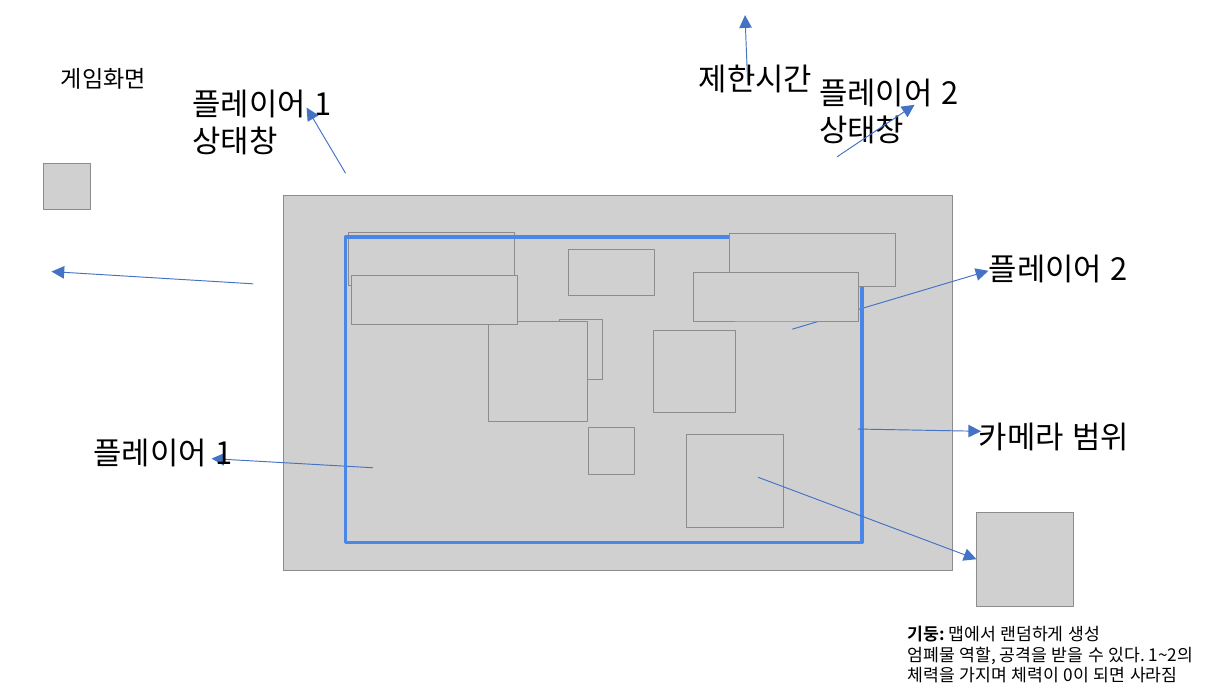
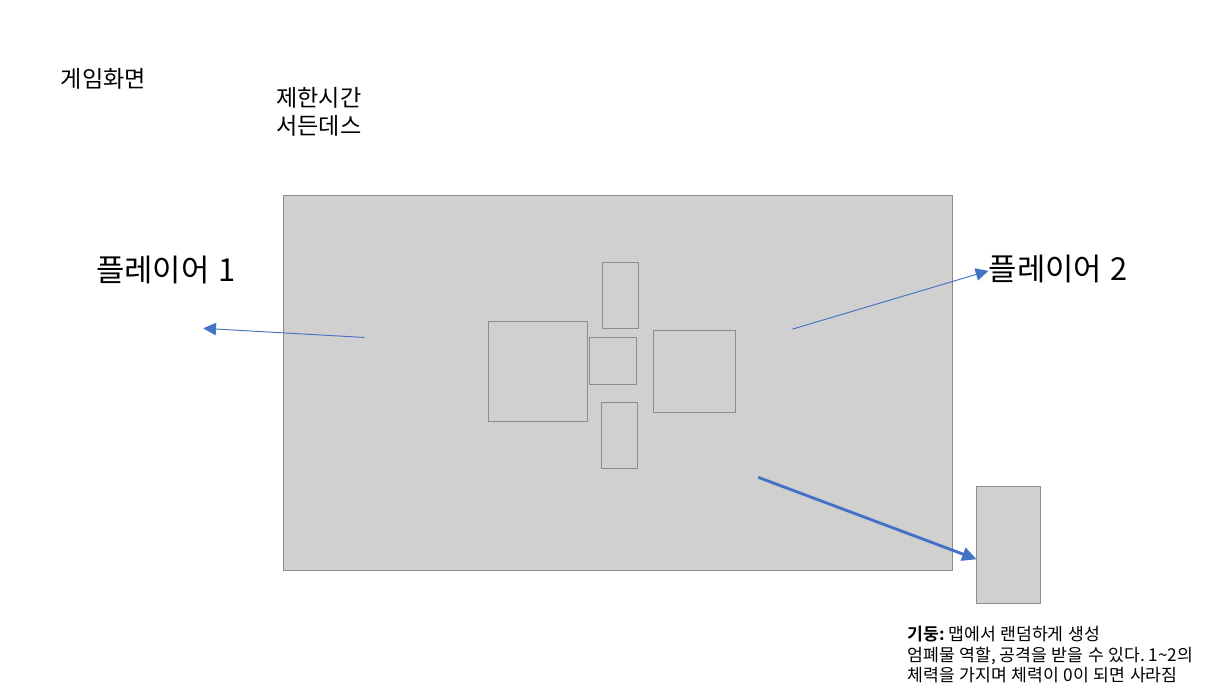
Before and after one commit to penspanic/ITWGamejam, a slide deck: slide 13 of Plan/Rocketman_씬&스킬구성.pptx. Drawn at 1232x693 pixels with LibreOffice and Linux fonts; fonts in the diff are those of the drawing; grey boxes stand for pictures. Boxes give left, top, right and bottom in pixels: in the first picture for what was removed or moved away, otherwise in the second. Text is boxed around its words. In the diff, an @@ line names an element or a change of style, - is before the commit and + after.

```diff
--- a/Plan/Rocketman_씬&스킬구성.pptx
+++ b/Plan/Rocketman_씬&스킬구성.pptx
@@ arrow removed from (748, 81) to (745, 15) @@
@@ text removed at bbox=[193, 89, 331, 155] @@
-플레이어 1 상태창
@@ text "제한시간": place and size @@
-text "제한시간" at bbox=[699, 59, 812, 93]
+text "제한시간" at bbox=[276, 87, 361, 136]
@@ text at bbox=[276, 87, 361, 108]: size 24 to 18 pt in "제한시간" @@
@@ text removed at bbox=[819, 78, 958, 150] @@
-플레이어 2 상태창
@@ text at bbox=[276, 115, 361, 136]: paragraph added @@
+서든데스
@@ arrow removed from (346, 174) to (307, 107) @@
@@ arrow removed from (837, 157) to (915, 104) @@
@@ picture removed at bbox=[43, 164, 91, 211] @@
@@ text "플레이어 1": place and size @@
-text "플레이어 1" at bbox=[93, 438, 232, 467]
+text "플레이어 1" at bbox=[96, 255, 235, 284]
@@ rectangle removed at bbox=[346, 238, 862, 543] @@
@@ picture removed at bbox=[348, 233, 514, 286] @@
@@ picture removed at bbox=[729, 234, 895, 287] @@
@@ picture removed at bbox=[568, 250, 654, 296] @@
@@ picture: place and size @@
-picture at bbox=[687, 434, 784, 528]
+picture at bbox=[603, 262, 639, 328]
@@ arrow removed from (253, 284) to (52, 272) @@
@@ picture removed at bbox=[351, 275, 517, 324] @@
@@ picture removed at bbox=[693, 273, 859, 322] @@
@@ arrow moved from (373, 468) - (212, 458) to (365, 337) - (203, 328) @@
@@ picture removed at bbox=[560, 320, 603, 380] @@
@@ picture: place and size @@
-picture at bbox=[588, 428, 635, 475]
+picture at bbox=[590, 337, 637, 384]
@@ picture added at bbox=[602, 403, 638, 469] @@
@@ arrow removed from (859, 429) to (982, 432) @@
@@ text removed at bbox=[979, 422, 1129, 451] @@
-카메라 범위
@@ arrow (759, 478) - (977, 559): stroke #4472C4 0.75 pt to #4472C4 2.25 pt @@
@@ picture: place and size @@
-picture at bbox=[977, 513, 1074, 606]
+picture at bbox=[977, 486, 1041, 604]
```
Also in this commit, not shown: 8 other slides changed, 1 slide removed.
